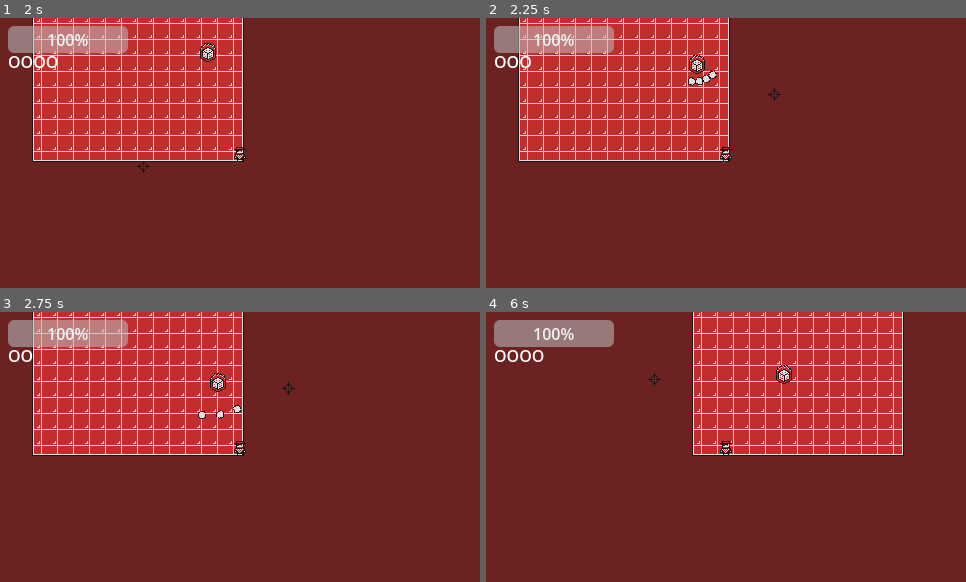
Above: before the commit, frames 1-4 (two rows, left to right).
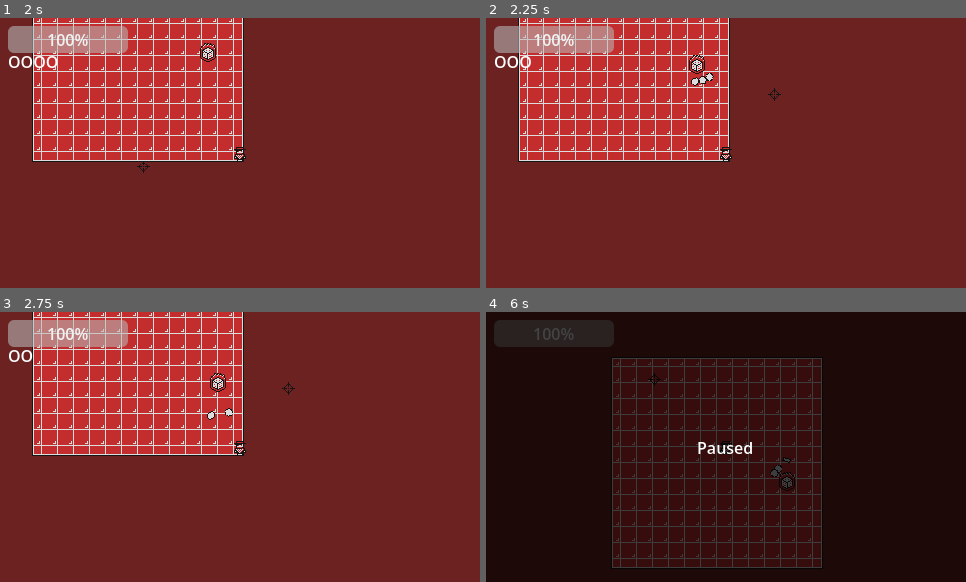
Above: after the commit, the same moments.

Repository: saffron247/lnd-casino
Game: Godot game, scene res://scenes/screens/screen_master.tscn
Same seed, same stepped clock (60 frames per second), same inputs: the game is played once before the commit and once after it. Before the commit the project starts from res://scenes/screens/screen_game.tscn.
Inputs (mouse positions are in pixels of both pictures, inside the frame that each line leads up to):
- Up to frame 1 (2 s): move the mouse to (345, 139) at 0.52 s; press the mouse at (345, 139) at 0.53 s; hold D (right) 0.53-1.28 s; move the mouse to (144, 166) at 1.27 s; release the mouse at (144, 166) at 1.28 s; hold S (down) from 1.28 s (still down); click (144, 166) at 1.35 s
- Up to frame 2 (2.25 s): move the mouse to (774, 93) at 2.02 s; release S (down) at 2.03 s; press the mouse at (774, 93) at 2.03 s; hold D (right) from 2.03 s (still down)
- Up to frame 3 (2.75 s): keep holding D (right)
- Up to frame 4 (6 s): move the mouse to (702, 501) at 2.77 s; release D (right) at 2.78 s; release the mouse at (702, 501) at 2.78 s; hold W (up) 2.78-3.53 s; click (702, 501) at 2.85 s; move the mouse to (870, 487) at 3.52 s; press the mouse at (870, 487) at 3.53 s; hold A (left) 3.53-5.03 s; tap Escape (pause, bound only after the commit) at 4.15 s; move the mouse to (582, 406) at 4.27 s; release the mouse at (582, 406) at 4.28 s; click (582, 406) at 4.35 s; move the mouse to (750, 447) at 5.02 s; press the mouse at (750, 447) at 5.03 s; hold S (down) 5.03-5.78 s; move the mouse to (654, 379) at 5.77 s; release the mouse at (654, 379) at 5.78 s; hold D (right) from 5.78 s (still down); click (654, 379) at 5.85 s

Frame 1 is identical in both runs. In frame 2, 0.1% of the frame differs, in the area x 42-49%, y 19-26%; in frame 3, 0.2%; in frame 4, 100%, in the area x 0-100%, y 0-100%.

Commit message:
0.0.7 pause function and UI

Diff:
--- a/project.godot
+++ b/project.godot
@@ -15,7 +15,7 @@
 [application]
 
 config/name="LNDCasino"
-run/main_scene="uid://df6ynq6mlrhst"
+run/main_scene="uid://cvvt0da4cw2xj"
 config/features=PackedStringArray("4.6", "Forward Plus")
 config/icon="res://assets/icon.svg"
 
@@ -72,6 +72,11 @@
 "events": [Object(InputEventMouseButton,"resource_local_to_scene":false,"resource_name":"","device":-1,"window_id":0,"a …(258 unchanged characters)…
 ]
 }
+pause={
+"deadzone": 0.2,
+"events": [Object(InputEventKey,"resource_local_to_scene":false,"resource_name":"","device":-1,"window_id":0,"alt_pressed":false,"shift_pressed":false,"ctrl_pressed":false,"meta_pressed":false,"pressed":false,"keycode":0,"physical_keycode":4194305,"key_label":0,"unicode":0,"location":0,"echo":false,"script":null)
+]
+}
 
 [layer_names]
 
--- /dev/null
+++ b/scenes/gui/pause_menu.tscn
@@ -0,0 +1,24 @@
+[gd_scene format=3 uid="uid://bggsjubo4gbsg"]
+
+[node name="PauseMenu" type="Control" unique_id=1588935651]
+process_mode = 2
+layout_mode = 3
+anchors_preset = 0
+offset_right = 40.0
+offset_bottom = 40.0
+
+[node name="ColorRect" type="ColorRect" parent="." unique_id=1833995462]
+layout_mode = 0
+offset_right = 480.0
+offset_bottom = 272.0
+color = Color(0, 0, 0, 0.7254902)
+
+[node name="Label" type="Label" parent="." unique_id=1005780891]
+layout_mode = 0
+offset_left = 208.0
+offset_top = 120.0
+offset_right = 272.0
+offset_bottom = 152.0
+text = "Paused"
+horizontal_alignment = 1
+vertical_alignment = 1
--- a/scenes/screens/screen_game.tscn
+++ b/scenes/screens/screen_game.tscn
@@ -1,10 +1,12 @@
 [gd_scene format=4 uid="uid://df6ynq6mlrhst"]
 
+[ext_resource type="Script" uid="uid://ba33nms425f76" path="res://scripts/screens/screen_game.gd" id="1_3nvkr"]
 [ext_resource type="PackedScene" uid="uid://ch6nkbe1al2lb" path="res://scenes/entities/player.tscn" id="1_lr4bj"]
 [ext_resource type="Texture2D" uid="uid://cv3jcrq53jdtn" path="res://assets/tilesets/tiles_casino.png" id="1_nkoa8"]
 [ext_resource type="PackedScene" uid="uid://ib5dvjc06o27" path="res://scenes/entities/enemies/enemy_crapshoot.tscn" id="3_afsak"]
 [ext_resource type="PackedScene" uid="uid://d0g6xyxi5pnmj" path="res://scenes/gui/cursor_sprite.tscn" id="3_qwan3"]
 [ext_resource type="Script" uid="uid://b1c53rigrkesb" path="res://scripts/gui/hud.gd" id="4_8qaev"]
+[ext_resource type="PackedScene" uid="uid://bggsjubo4gbsg" path="res://scenes/gui/pause_menu.tscn" id="7_t1mv0"]
 
 [sub_resource type="NavigationPolygon" id="NavigationPolygon_qwan3"]
 vertices = PackedVector2Array(98, 98, -98, 98, -98, -98, 98, -98)
@@ -41,8 +43,11 @@
 sources/0 = SubResource("TileSetAtlasSource_lr4bj")
 
 [node name="ScreenGame" type="Node" unique_id=54031846]
+process_mode = 3
+script = ExtResource("1_3nvkr")
 
 [node name="World" type="Node2D" parent="." unique_id=669172211]
+process_mode = 1
 y_sort_enabled = true
 
 [node name="Player" parent="World" unique_id=499377368 instance=ExtResource("1_lr4bj")]
@@ -80,5 +85,9 @@
 offset_bottom = 55.0
 text = "OOOOOO "
 
+[node name="PauseMenu" parent="HUD" unique_id=1588935651 instance=ExtResource("7_t1mv0")]
+visible = false
+
 [connection signal="ammo_updated" from="World/Player" to="HUD" method="_on_player_ammo_updated"]
+[connection signal="game_over" from="World/Player" to="." method="_on_player_game_over"]
 [connection signal="health_updated" from="World/Player" to="HUD" method="_on_player_health_updated"]
--- /dev/null
+++ b/scenes/screens/screen_game_over.tscn
@@ -0,0 +1,29 @@
+[gd_scene format=3 uid="uid://d4mad07543cak"]
+
+[ext_resource type="Script" uid="uid://yymf70hjtf7b" path="res://scripts/screens/screen_game_over.gd" id="1_0i3g3"]
+
+[node name="ScreenGameOver" type="Node" unique_id=909108546]
+script = ExtResource("1_0i3g3")
+
+[node name="ColorRect" type="ColorRect" parent="." unique_id=862142027]
+offset_right = 480.0
+offset_bottom = 272.0
+color = Color(0.093160845, 0.093160845, 0.09316083, 1)
+
+[node name="Label" type="Label" parent="." unique_id=1033378314]
+offset_left = 184.0
+offset_top = 48.0
+offset_right = 296.0
+offset_bottom = 71.0
+text = "Game over!"
+horizontal_alignment = 1
+
+[node name="RestartButton" type="Button" parent="." unique_id=1361883785]
+modulate = Color(1, 0.44705883, 0.45882353, 1)
+offset_left = 208.0
+offset_top = 184.0
+offset_right = 273.0
+offset_bottom = 215.0
+text = "Restart"
+
+[connection signal="pressed" from="RestartButton" to="." method="_on_restart_button_pressed"]
--- /dev/null
+++ b/scenes/screens/screen_master.tscn
@@ -0,0 +1,6 @@
+[gd_scene format=3 uid="uid://cvvt0da4cw2xj"]
+
+[ext_resource type="Script" uid="uid://dk2dpidbvciob" path="res://scripts/screens/screen_master.gd" id="1_fdbtp"]
+
+[node name="ScreenMaster" type="Node" unique_id=1514860700]
+script = ExtResource("1_fdbtp")
--- a/scripts/entities/player.gd
+++ b/scripts/entities/player.gd
@@ -4,6 +4,7 @@
 
 
 # SIGNALS
+signal game_over()
 signal health_updated(new_health: int, max_health: int)
 signal ammo_updated(new_ammo: int)
 
@@ -24,7 +25,7 @@
 # VARIABLES
 var state := State.FREE  ## Current state.
 var base_speed = 150  ## Base movement speed.
-var max_health = 10  ## Maximum health.
+var max_health = 1  ## Maximum health.
 var health = max_health  ## Current health.
 var is_invincible = false  ## True if the player can't take damage.
 var max_ammo = 6  ## Maximum ammo.
@@ -117,7 +118,7 @@
 		if not is_invincible:
 			health -= 1
 			if health < 1:
-				pass
+				game_over.emit()
 			else:
 				is_invincible = true
 				health_updated.emit(health, max_health)
--- /dev/null
+++ b/scripts/screens/screen_game.gd
@@ -0,0 +1,40 @@
+class_name ScreenGame
+extends Node
+## Main game screen.
+
+
+# VARIABLES
+var master : ScreenMaster  ## ScreenMaster parent reference.
+
+var paused := false  ## True if the game is paused.
+
+
+# BUILT-IN VIRTUAL METHODS
+func _ready():
+	master = get_parent()
+
+
+func _unhandled_input(event: InputEvent) -> void:
+	if event.is_action_pressed("pause"):
+		if paused:
+			unpause()
+		else:
+			pause()
+
+
+# METHODS
+func pause() -> void:
+	get_tree().paused = true
+	$HUD/PauseMenu.show()
+	paused = true
+
+
+func unpause() -> void:
+	get_tree().paused = false
+	$HUD/PauseMenu.hide()
+	paused = false
+
+
+# SIGNALS
+func _on_player_game_over() -> void:
+	master.change_screen(ScreenMaster.Screen.GAME_OVER)
--- /dev/null
+++ b/scripts/screens/screen_game_over.gd
@@ -0,0 +1,16 @@
+class_name ScreenGameOver
+extends Node
+
+
+# VARIABLES
+var master : ScreenMaster  ## ScreenMaster parent reference.
+
+
+# BUILT-IN VIRTUAL METHODS
+func _ready():
+	master = get_parent()
+	Input.set_mouse_mode(Input.MOUSE_MODE_VISIBLE)
+
+
+func _on_restart_button_pressed() -> void:
+	master.change_screen(ScreenMaster.Screen.GAME)
--- /dev/null
+++ b/scripts/screens/screen_master.gd
@@ -0,0 +1,47 @@
+class_name ScreenMaster
+extends Node
+## Used to switch between scenes of the game. The node highest in the hierarchy
+## just below the root.
+
+
+# ENUMS
+## Screen enum.
+enum Screen {
+	GAME = 0,
+	GAME_OVER
+}
+
+
+# PRELOADED SCENES
+const GameScene = preload("res://scenes/screens/screen_game.tscn")
+const GameOverScene = preload("res://scenes/screens/screen_game_over.tscn")
+
+
+# VARIABLES
+var current_screen : Screen
+var screen_instance : Node
+
+
+# BUILT-IN VIRTUAL METHODS
+func _ready():
+	current_screen = Screen.GAME
+	screen_instance = GameScene.instantiate()
+	add_child(screen_instance)
+
+
+# ACTION METHODS
+## Change the screen to a new one.
+func change_screen(to: Screen):
+	# New screen entry behavior
+	var new_instance : Node
+	match to:
+		Screen.GAME:
+			new_instance = GameScene.instantiate()
+		Screen.GAME_OVER:
+			new_instance = GameOverScene.instantiate()
+
+	# Finalize change
+	call_deferred("add_child", new_instance)
+	screen_instance.queue_free()
+	screen_instance = new_instance
+	current_screen = to
Not shown, added: scripts/screens/screen_game.gd.uid
Not shown, added: scripts/screens/screen_game_over.gd.uid
Not shown, added: scripts/screens/screen_master.gd.uid
